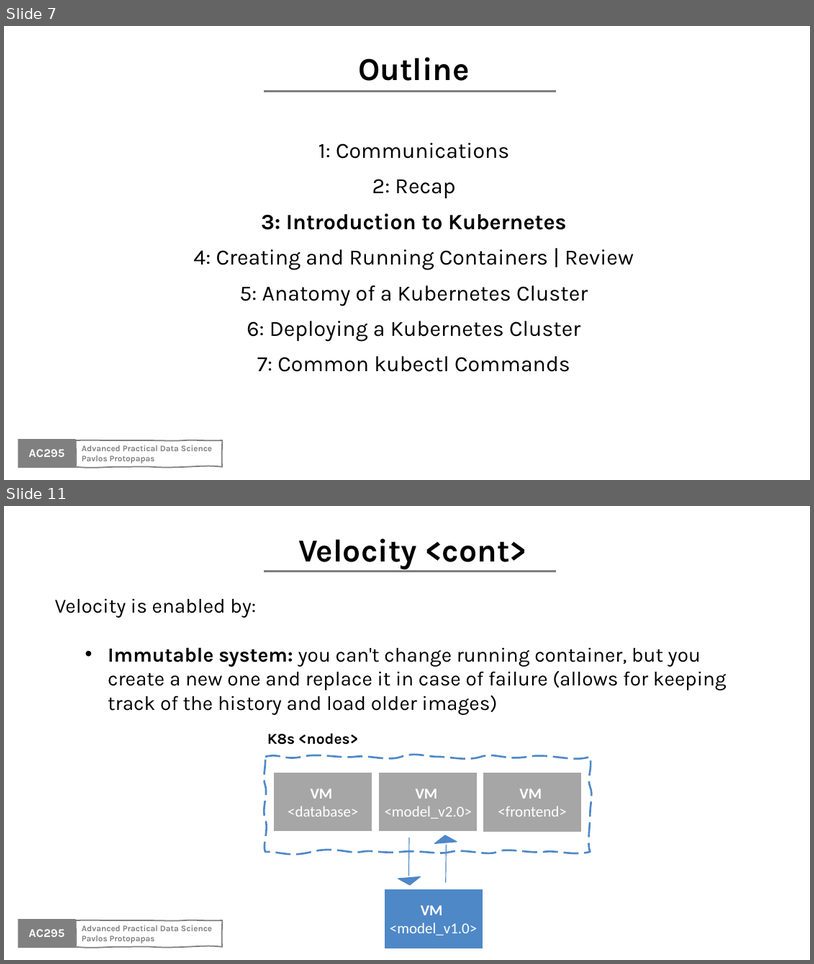
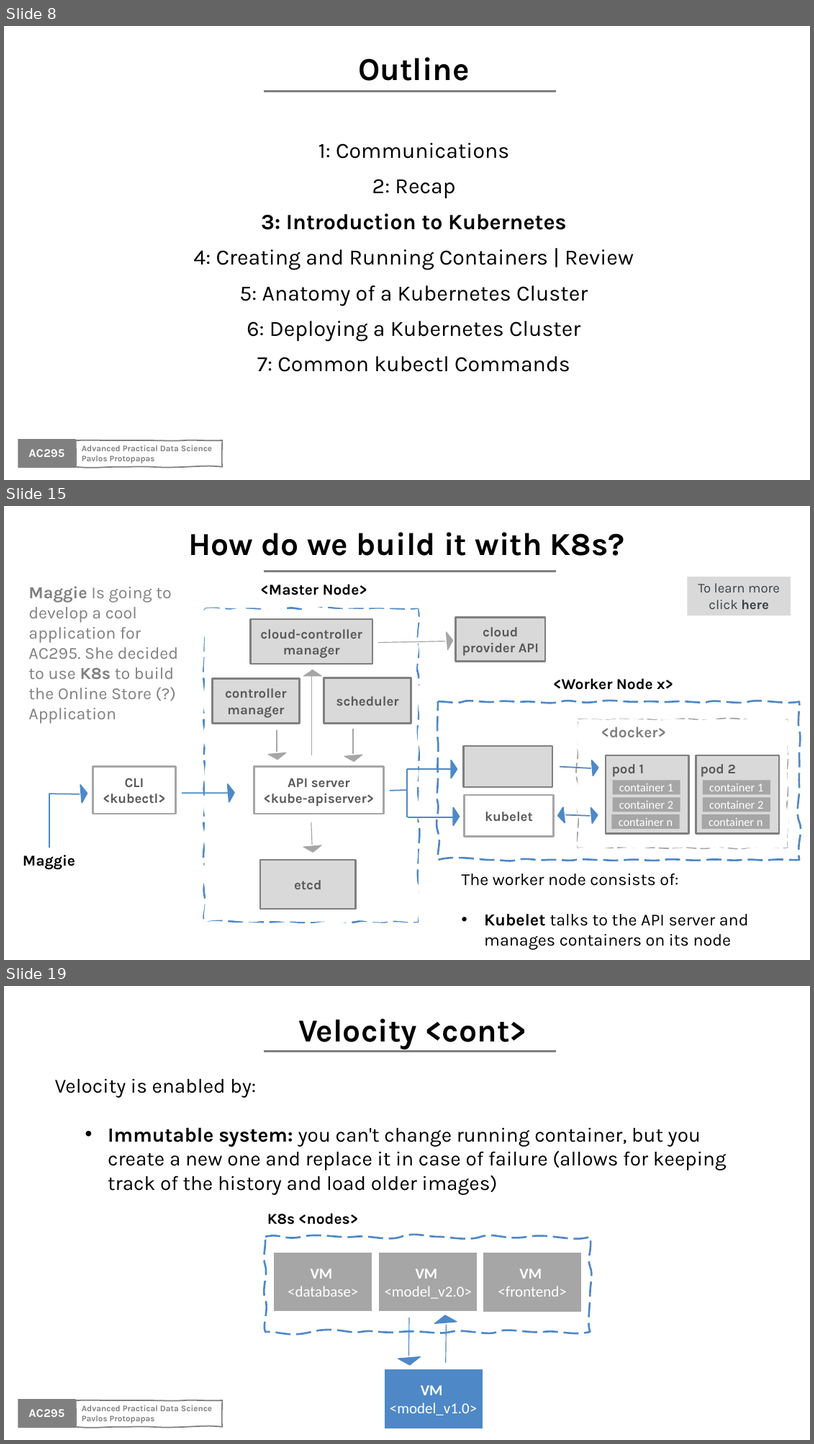
Before and after one commit to Harvard-IACS/2020F-AC295, a slide deck: content/lectures/lecture3/presentation/lecture3.pptx. Shown one above the other, each under a label of ours: slides 7 and 11 before the commit, slides 8, 15 and 19 after it; the slides between them are not shown. The pictures are 814x964 and 814x1444 pixels, drawn with LibreOffice and Linux fonts; fonts in the diff are those of the drawing; background and template pictures are left out. Boxes give left, top, right and bottom in pixels: in the first picture for what was removed or moved away, otherwise in the second. Text is boxed around its words. In the diff, an @@ line names an element or a change of style, - is before the commit and + after.

```diff
--- a/content/lectures/lecture3/presentation/lecture3.pptx
+++ b/content/lectures/lecture3/presentation/lecture3.pptx
@@ slide 15 added at (4,506,810,960), background #FFFFFF; not listed: 1 template element that a slide beside it also shows @@
@@ title added at (189,532,625,556), 38 pt, text #000000, bold @@
+How do we build it with K8s?
@@ text added at (28,586,178,723), 20 pt, text #808080 @@
+Maggie Is going to develop a cool application for AC295. She decided to use K8s to build the Online Store (?) Application
@@ rectangle added at (687,577,791,615), fill #D9D9D9, 16 pt, text #3A4044 @@
+To learn more click here
@@ group added at (205,584,546,921): 6 rectangles, 6 triangles, 6 lines, 1 freeform shape, 1 text @@
+API server
+<kube-apiserver>
+etcd
+controller manager
+scheduler
+<Master Node>
+cloud-controller manager
+cloud provider API
@@ text added at (553,678,674,690), 18 pt, text #000000, bold @@
+<Worker Node x>
@@ line added from (407, 769) to (456, 769), #4E88C7 1.5 pt @@
@@ line added from (407, 818) to (407, 769), #4E88C7 1.5 pt @@
@@ group added at (438,701,800,860): 10 rectangles, 3 texts, 3 triangles, 2 freeform shapes, 2 lines @@
+kubelet
+<docker>
+container 1
+pod 1
+container 2
+container n
+container 1
+pod 2
+container 2
+container n
@@ group added at (23,766,235,870): 3 lines, 2 triangles, 1 rectangle, 1 text @@
+CLI
+<kubectl>
+Maggie
@@ triangle added at (453,807,460,826), fill #4E88C7, outline #4E88C7 1.5 pt @@
@@ line added from (407, 818) to (457, 818), #4E88C7 1.5 pt @@
@@ text added at (462,873,749,950), 20 pt, text #000000 @@
+  The worker node consists of:
+  • Kubelet talks to the API server and manages containers on its node
@@ what was slide 7 is now slide 8 @@
@@ what was slide 11 is now slide 19 @@
```
Also in this commit, not shown: 4 slides changed, 8 other slides added, 1 slide removed, 12 other files.
